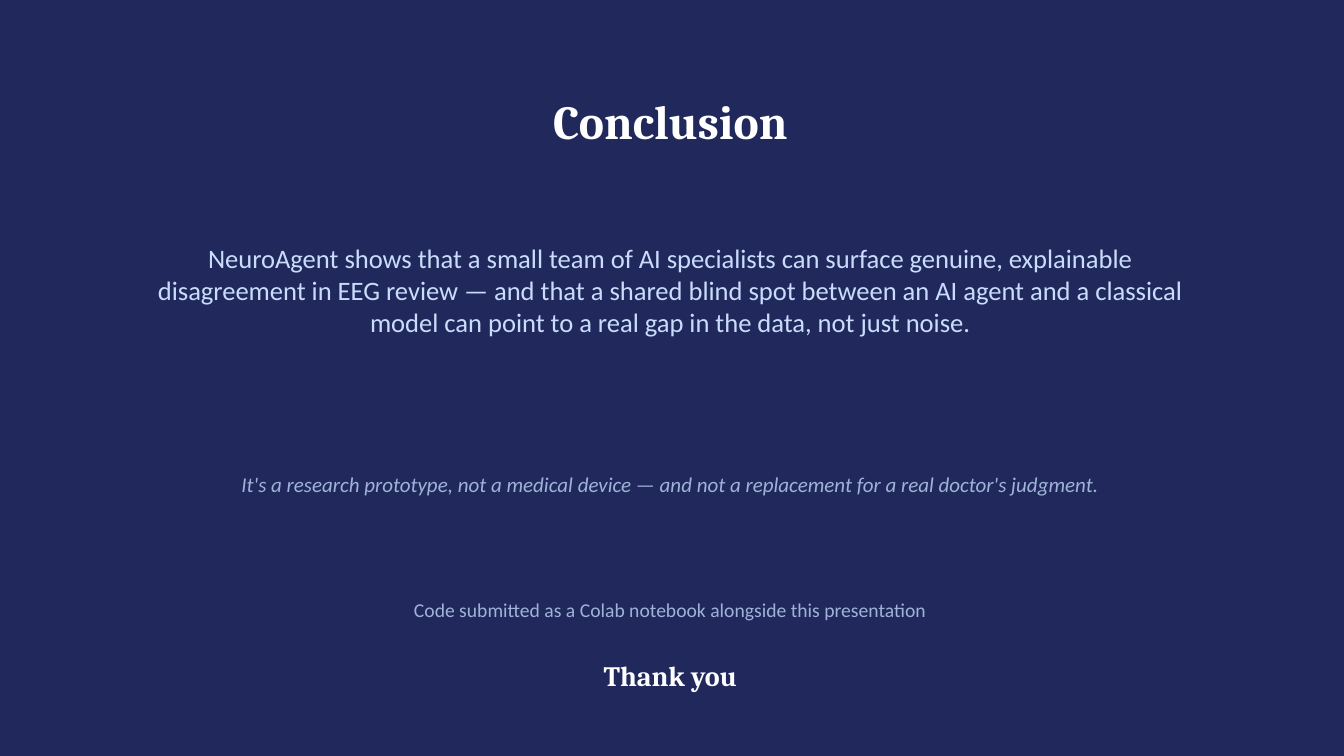
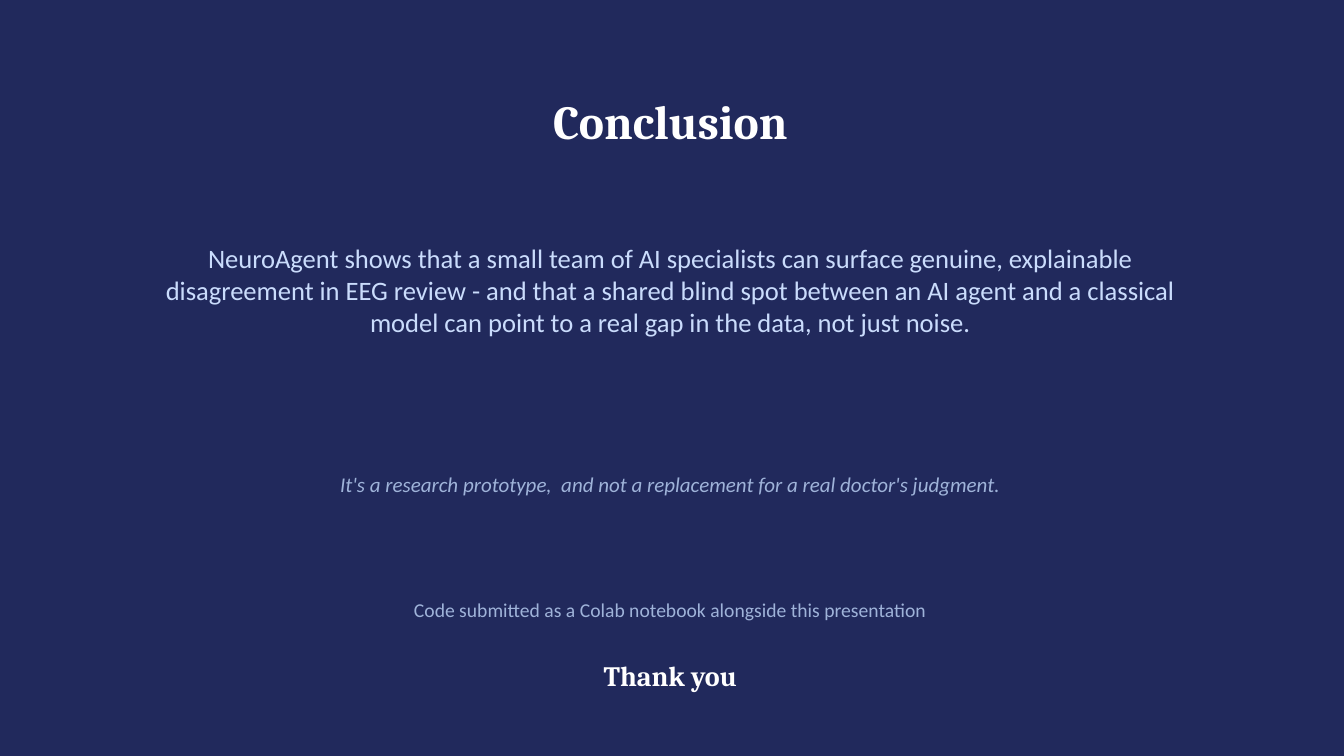
Before and after one commit to murali-github/msai-aih, a slide deck: slide 10 of NeuroAgent_Presentation.pptx. Drawn at 1344x756 pixels with LibreOffice and Linux fonts; fonts in the diff are those of the drawing. Boxes give left, top, right and bottom in pixels: in the first picture for what was removed or moved away, otherwise in the second. Text is boxed around its words. In the diff, an @@ line names an element or a change of style, - is before the commit and + after.

```diff
--- a/NeuroAgent_Presentation.pptx
+++ b/NeuroAgent_Presentation.pptx
@@ text at (166,249,1174,337): text changed @@
-NeuroAgent shows that a small team of AI specialists can surface genuine, explainable disagreement in EEG review — and that a shared blind spot between an AI agent and a classical model can point to a real gap in the data, not just noise.
+NeuroAgent shows that a small team of AI specialists can surface genuine, explainable disagreement in EEG review - and that a shared blind spot between an AI agent and a classical model can point to a real gap in the data, not just noise.
@@ text at (340,477,1000,496): text changed @@
-It's a research prototype, not a medical device — and not a replacement for a real doctor's judgment.
+It's a research prototype, and not a replacement for a real doctor's judgment.
```
Also in this commit, not shown: 7 other slides changed, 1 other file.
